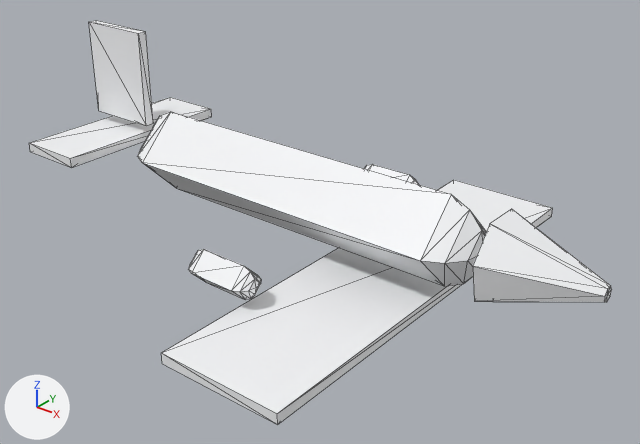
Renders of the glTF model public/studio/v2.15.0/d_airplane/model.glb from each side of a commit.
Before and after are seen from a 50 mm lens placed at (5.06, -5.95, 3.45), pointed at (0.38, -0.1, -0.17). The axes (+X, +Y, +Z) are drawn at lower left. The lights are the same throughout. The first picture is the older version. Mesh edges are drawn as thin lines. Where no turn or scale is listed for an object, it has been applied to the vertices.

The first picture shows 'part0', 'part1', 'part2', 'part4', 'part5', 'part6' and 1 more.
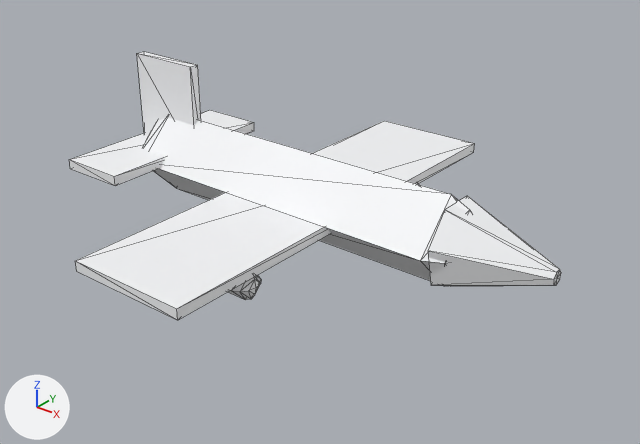
The change, as a list of edits to the scene's bpy script:
```text
Change me_geometry_1:
    used by ob_part1; location = (0.0, 0.0, 0.0)
    remove me_geometry_1.from_pydata(...)  # 16 vertices, 28 faces; spans x 2.166..3.116, y -0.409..0.409, z -0.42..0.378
    add me_geometry_1.from_pydata(...)  # 16 vertices, 28 faces; spans x 1.75..2.7, y -0.409..0.409, z -0.42..0.378
    me_geometry_1 part 1: the whole mesh is moved by (-0.416, 0.0, 0.0)
Change me_geometry_2:
    used by ob_part2; location = (0.0, 0.0, 0.0)
    remove me_geometry_2.from_pydata(...)  # 8 vertices, 12 faces; spans x 0.48..1.68, y -2.2..2.2, z -0.59..-0.49
    add me_geometry_2.from_pydata(...)  # 8 vertices, 12 faces; spans x -0.5..0.7, y -2.2..2.2, z -0.1..0.0
    me_geometry_2 part 2: the whole mesh is moved by (-0.98, 0.0, 0.49)
Change me_geometry_5:
    used by ob_part5; location = (0.0, 0.0, 0.0)
    remove me_geometry_5.from_pydata(...)  # 8 vertices, 12 faces; spans x -2.848..-2.048, y -0.05..0.05, z 0.22..1.22
    add me_geometry_5.from_pydata(...)  # 8 vertices, 12 faces; spans x -2.1..-1.3, y -0.05..0.05, z 0.0..1.0
    me_geometry_5 part 3: the whole mesh is moved by (0.748, 0.0, -0.22)
Change me_geometry_6:
    used by ob_part6; location = (0.0, 0.0, 0.0)
    remove me_geometry_6.from_pydata(...)  # 8 vertices, 12 faces; spans x -2.83..-2.13, y -1.0..1.0, z 0.02..0.12
    add me_geometry_6.from_pydata(...)  # 8 vertices, 12 faces; spans x -2.15..-1.45, y -1.0..1.0, z 0.0..0.1
    me_geometry_6 part 4: the whole mesh is moved by (0.68, 0.0, -0.02)
```

What differs and where, as boxes [x1, y1, x2, y2] in the pictures (640 x 444 px):
'part2', moved: before [161, 180, 553, 425]; after [76, 121, 475, 320]
'part1', moved: before [473, 209, 612, 302]; after [428, 196, 561, 286]
'part5', moved: before [89, 20, 153, 126]; after [137, 52, 201, 136]
'part6', moved: before [29, 97, 212, 168]; after [69, 110, 254, 186]
'part4', unchanged, covered by the edit: before [188, 249, 261, 300]; after [228, 275, 261, 300]
